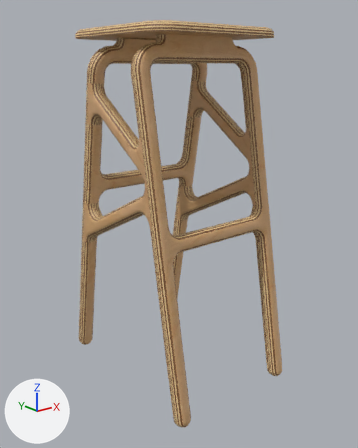
Before and after pictures for a commit that changed the glTF model media/models/stool.glb.
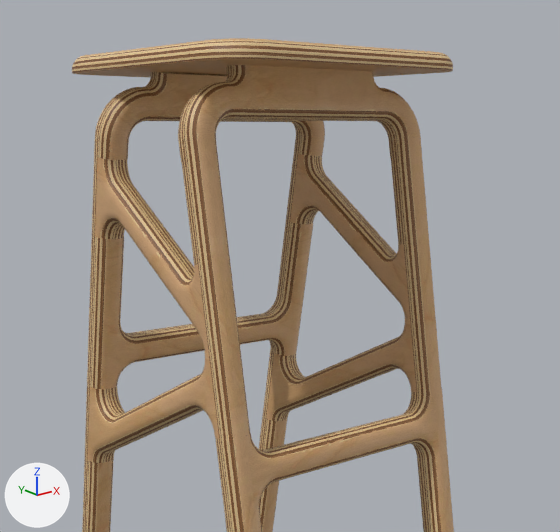
There are two pictures of each version: one whole from a 50 mm lens placed at (-0.733, -0.934, 0.755), pointed at (0.002, -0.015, 0.387), one close up on the part from 10% to 92% of the width and 0% to 62% of the height. Lighting does not change. The marker at lower left points along +X, +Y and +Z. The last two pictures show the newer version. Vertices at exactly the same position are counted once.

Names of what the first close-up shows: 'Stool.001'.
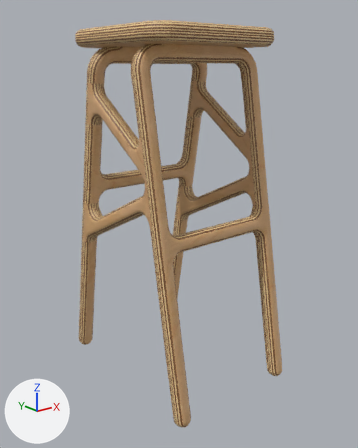
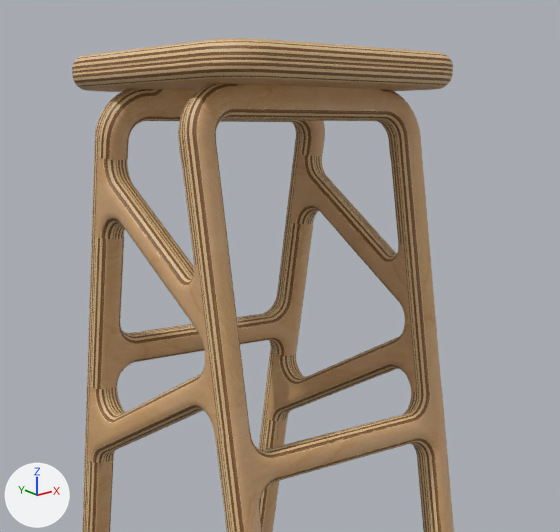
Location of each change, [x1, y1, x2, y2] in pixels of the close-ups (560 x 532 px):
part 1 of me_stool_mesh_001, built on
    before: [146, 72, 235, 88]
    after: [72, 59, 453, 93]
part 2 of me_stool_mesh_001, recoloured
    before: [147, 65, 386, 90]

Diff of the bpy script that builds the scene:
```diff
--- a/media/models/stool.glb.py
+++ b/media/models/stool.glb.py
@@ me_stool_mesh_001 @@
 # used by ob_stool_001; location = (0.0, 0.0, 0.0)
-me_stool_mesh_001.from_pydata(...)  # 37153 vertices, 74202 faces; spans x -0.172..0.172, y -0.239..0.239, z 0.0..0.839
+me_stool_mesh_001.from_pydata(...)  # 41387 vertices, 82686 faces; spans x -0.172..0.172, y -0.239..0.239, z 0.0..0.839
+# me_stool_mesh_001 part 1: 39 vertices moved within x -0.122..0.11, y -0.083..0.089, z 0.801..0.814; 4234 vertices added at x -0.172..0.172, y -0.171..0.18, z 0.801..0.82
+# me_stool_mesh_001 part 2: 670 faces spanning x -0.129..0.13, y -0.092..0.092, z 0.801..0.82 switch from mat_gazelle_ply_edge (picture img_gazelle_ply_edge) to mat_gazelle_birch_face (picture img_gazelle_birch_face)
```
